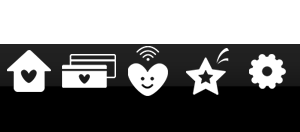
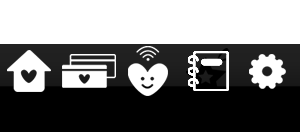
Two versions of the same layered image (300x132). Layer-by-layer changes:
added group "Group 2" with 2 layers above "Group 1" over (186, 48, 229, 95)
added layer "Ebene 1 copy" in group "Group 2" over (186, 48, 229, 87)
added layer "Form 1" (1st of 2, in "Group 2") in group "Group 2" over (186, 48, 229, 95)
moved "Ebene 1" into group "Group 1" over (186, 48, 229, 87)
moved "Form 1" (2nd of 2, in "Group 1") into group "Group 1" over (186, 48, 229, 95)
